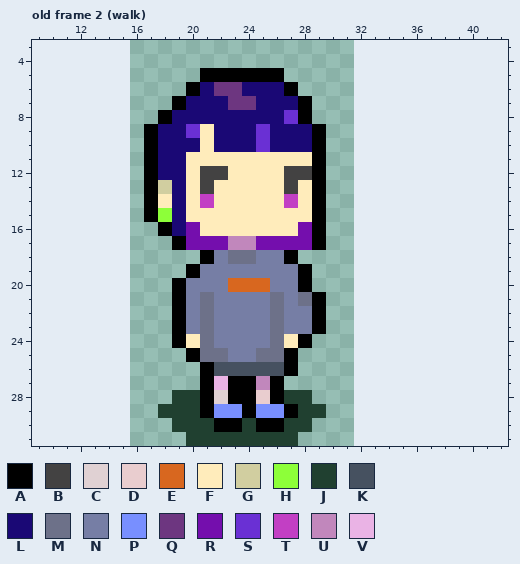
Edited in one commit: pixel-art file (scene/Player/player.aseprite). The first picture shows the starting point.
16x32 pixels, 3 frames. Shown: old frame 2 (walk): x 9..42, y 3..31. The old version is drawn lined up with the new one, on the new canvas.
Visible layers, top first: "haru", "kage".
Palette (. is transparent): A #000000  B #434242  C #e0d1d3  D #e9cdcf  E #d8671f  F #ffecbb  G #d1cea0  H #8dff39  J #204030  K #465160  L #1a0875  M #6d7189  N #767ea5  P #788fff  Q #6d3680  R #740ead  S #6a30d4  T #c23fc4  U #c187bc  V #eab3e5
Pixels before, old frame 2 (walk), first column x 17:
 5 ....AAAAAA...
 6 ...ALQQLLLA..
 7 ..ALLLQQLLLA.
 8 .ALLLLLLLLSA.
 9 ALLSFLLLSLLLA
10 ALLLFLLLSLLLA
11 ALLFFFFFFFFFA
12 ALLFBBFFFFBBA
13 AGLFBFFFFFBFA
14 AFLFTFFFFFTFA
15 AHLFFFFFFFFFA
16 .ALRFFFFFFFRA
17 ..ARRRUURRRRA
18 ....ANMMNNA..
19 ...ANNNNNNNA.
20 ..ANNNEEENNA.
21 ..ANMNNNNMNMA
22 ..ANMNNNNMNNA
23 ..ANMNNNNMNNA
24 ..AFMNNNNMFA.
25 ...AMMNNMMA..
26 ....AKKKKKA..
27 ....AVAAUA...
28 ..JJACAADAJJ.
29 .JJJAPPAPPAJJ
30 ..JJJAAJAAJJ.
31 ...JJJJJJJJ..
And afterwards:
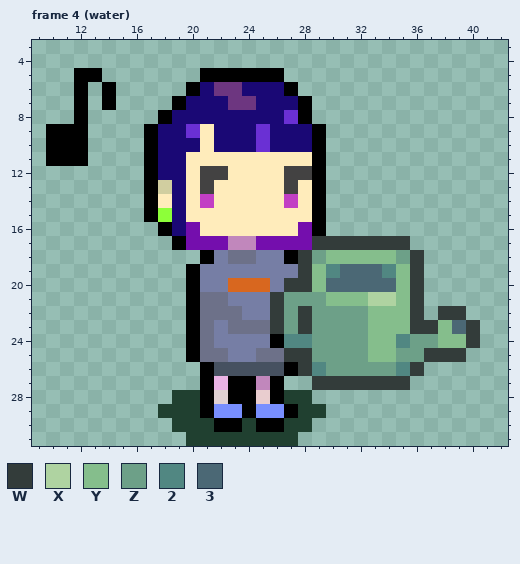
Colours new in this view: W #333c3a  X #afd3a1  Y #85be8c  Z #6da088  2 #518782  3 #4b6875
A new or re-ordered frame is compared with the old frame closest to it.
The edit:
{"change": "canvas 16x32 -> 48x32, the old top-left corner now at 16,0"}
{"change": "frames 3 -> 4"}
{"where": "frame 4 (water) is new; against old frame 2 (walk)"}
{"frame":4,"y":5,"x":12,"old":"..","new":"AA"}
{"frame":4,"y":6,"x":12,"old":".","new":"A"}
{"frame":4,"y":6,"x":14,"old":".","new":"A"}
{"frame":4,"y":7,"x":12,"old":".","new":"A"}
{"frame":4,"y":7,"x":14,"old":".","new":"A"}
{"frame":4,"y":8,"x":12,"old":".","new":"A"}
{"frame":4,"y":9,"x":10,"old":"...","new":"AAA"}
{"frame":4,"y":10,"x":10,"old":"...","new":"AAA"}
{"frame":4,"y":11,"x":10,"old":"...","new":"AAA"}
{"frame":4,"y":17,"x":29,"old":"A......","new":"WWWWWWW"}
{"frame":4,"y":18,"x":28,"old":".........","new":"WZYYYYYZW"}
{"frame":4,"y":19,"x":28,"old":"A........","new":"WY23332YW"}
{"frame":4,"y":20,"x":19,"old":"AN","new":".A"}
{"frame":4,"y":20,"x":27,"old":"NA........","new":"WWY33333YW"}
{"frame":4,"y":21,"x":19,"old":"AN","new":".A"}
{"frame":4,"y":21,"x":22,"old":"N","new":"M"}
{"frame":4,"y":21,"x":26,"old":"MNMA.......","new":"WZZZYYYXXYW"}
{"frame":4,"y":22,"x":19,"old":"AN","new":".A"}
{"frame":4,"y":22,"x":22,"old":"NN","new":"MM"}
{"frame":4,"y":22,"x":26,"old":"MNNA.......","new":"WZWZZZZYYYW"}
{"frame":4,"y":22,"x":38,"old":"..","new":"WW"}
{"frame":4,"y":23,"x":19,"old":"AN","new":".A"}
{"frame":4,"y":23,"x":23,"old":"NNNMNNA...........","new":"MMMWZWZZZZYYYWWY3W"}
{"frame":4,"y":24,"x":19,"old":"AF","new":".A"}
{"frame":4,"y":24,"x":26,"old":"MFA............","new":"A22ZZZZYY2ZZYYW"}
{"frame":4,"y":25,"x":27,"old":"A............","new":"WWZZZZYYZZWWW"}
{"frame":4,"y":26,"x":28,"old":".........","new":"W2ZZZZZ2W"}
{"frame":4,"y":27,"x":29,"old":".......","new":"WWWWWWW"}
{"label":"added","picture_box":[46,68,116,166]}
{"label":"changed","picture_box":[172,236,480,390]}
